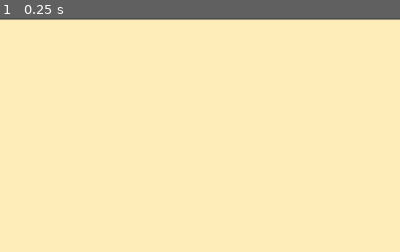
Above: before the commit, frame 1.
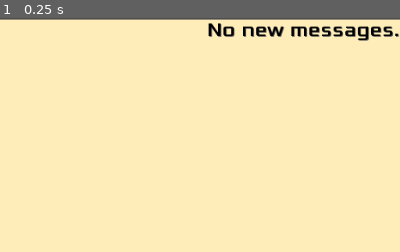
Above: after the commit, the same moment.

Repository: Verslapper/sleepinin
Game: Godot game, scene res://Main.tscn
The game is run twice, just before and just after one commit, with the same random seed, the same clock (stepped at 60 frames per second) and the same inputs.
Inputs:
- Up to frame 1 (0.25 s): no input
The pictures show only the part of the screen within x 50-100%, y 0-50%; the shares and areas given below are measured in that part.

The runs differ from the first frame. In frame 1, 1.5% of the frame differs, in the area x 52-100%, y 2-10%.

Commit message:
Added label to display messages

Diff:
--- a/project/HUD.tscn
+++ b/project/HUD.tscn
@@ -10,7 +10,15 @@
 font_data = ExtResource( 1 )
 _sections_unfolded = [ "Font", "Settings" ]
 
-[node name="HUD" type="CanvasLayer"]
+[sub_resource type="DynamicFont" id=2]
+
+size = 24
+use_mipmaps = true
+use_filter = false
+font_data = ExtResource( 1 )
+_sections_unfolded = [ "Extra Spacing", "Font", "Settings" ]
+
+[node name="HUD" type="CanvasLayer" index="0"]
 
 layer = 1
 offset = Vector2( 0, 0 )
@@ -42,3 +50,28 @@
 lines_skipped = 0
 max_lines_visible = -1
 _sections_unfolded = [ "custom_colors", "custom_fonts" ]
+
+[node name="PlotLabel" type="Label" parent="." index="1"]
+
+anchor_left = 0.0
+anchor_top = 0.0
+anchor_right = 0.0
+anchor_bottom = 0.0
+margin_left = 777.0
+margin_right = 1024.0
+margin_bottom = 464.0
+rect_pivot_offset = Vector2( 0, 0 )
+rect_clip_content = false
+mouse_filter = 2
+mouse_default_cursor_shape = 0
+size_flags_horizontal = 1
+size_flags_vertical = 4
+custom_fonts/font = SubResource( 2 )
+custom_colors/font_color = Color( 0, 0, 0, 1 )
+custom_colors/font_color_shadow = Color( 0.371094, 0.371094, 0.371094, 1 )
+text = "No new messages."
+autowrap = true
+percent_visible = 1.0
+lines_skipped = 0
+max_lines_visible = -1
+_sections_unfolded = [ "custom_colors", "custom_fonts", "custom_styles" ]
--- a/project/Main.gd
+++ b/project/Main.gd
@@ -15,14 +15,18 @@
 	minute = 59
 	streamPlayer = AudioStreamPlayer.new()
 	self.add_child(streamPlayer)
-	streamPlayer.stream = load("res://assets/sleepin-bass.ogg")
-	streamPlayer.play()
+	#streamPlayer.stream = load("res://assets/sleepin-bass.ogg")
+	#streamPlayer.play()
 	refreshHUD()
 	$Timer.start()
 
 func _input(event):
 	if Input.is_action_just_released("ui_accept"): # Space or enter
 		stopAlarm()
+		$Timer.start()
+	if Input.is_action_just_released("ui_cancel"): # Escape
+		stopAlarm()
+		sleep()
 
 func _on_Timer_timeout():
 	addMinute()
@@ -32,10 +36,8 @@
 	else:
 		$Timer.start()
 
-# TODO: This will need to be addMinutes(int minutesToAdd) eventually
 func addMinute():
 	minute = minute + 1
-	# Add leftover minutes with modulo etc
 	if (minute == 60):
 		hour = hour + 1
 		minute = 0
@@ -48,22 +50,41 @@
 	$HUD/Label.add_color_override("font_color", Color(255,0,0,1))
 	streamPlayer.stream = load("res://assets/ding.ogg")
 	streamPlayer.play()
-	pass
 
 func stopAlarm():
 	#reset to green hex colour
 	$HUD/Label.add_color_override("font_color", Color("23eb07"))
 	refreshHUD()
 	streamPlayer.stop()
-	$Timer.start()
 	# This is how you switch levels
 	#get_tree().change_scene("Level1.tscn")
+
+func sleep():
+	if (day == 0 && hour <= 6):
+		$HUD/PlotLabel.set_text("To: S.Bossman; Stuck in traffic, be there soon.")
+	elif (day == 0):
+		$HUD/PlotLabel.set_text("To: S.Bossman; Slept through my alarm, be there soon.")
+	else:
+		$HUD/PlotLabel.set_text("From: S.Bossman; Don't bother coming in tomorrow.")
 
 func refreshHUD():
 	var dayText = ""
 	if (day > 0):
 		dayText = "Day " + str(day) + " "
 	$HUD/Label.set_text(dayText + paddedTo2Digits(hour) + ":" + paddedTo2Digits(minute))
+	if (day == 0 && hour == 6 && minute == 20):
+		$HUD/PlotLabel.set_text("From: S.Bossman; Today's Agenda")
+	if (day == 0 && hour == 6 && minute == 29):
+		appendToPlot("From: L.Client; Help with setup")
+	if (day == 0 && hour == 9 && minute == 10):
+		appendToPlot("From: S.Bossman; Where are you?")
+	if (day == 0 && hour == 9 && minute == 45):
+		appendToPlot("From: C.Tractor; Can't start work without the demo")
+	if (day == 0 && hour == 11 && minute == 11):
+		appendToPlot("From: Y.Partner; Booked the place for tonight <3")
+
+func appendToPlot(text):
+	$HUD/PlotLabel.set_text($HUD/PlotLabel.text + text)
 
 func paddedTo2Digits(time):
 	var padded
--- a/project/Main.tscn
+++ b/project/Main.tscn
@@ -4,7 +4,7 @@
 [ext_resource path="res://Intro.tscn" type="PackedScene" id=2]
 [ext_resource path="res://HUD.tscn" type="PackedScene" id=3]
 
-[node name="Main" type="Node" index="0"]
+[node name="Main" type="Node"]
 
 script = ExtResource( 1 )
 
@@ -15,7 +15,7 @@
 [node name="Timer" type="Timer" parent="." index="2"]
 
 process_mode = 1
-wait_time = 20.0
+wait_time = 15.0
 one_shot = false
 autostart = true
 
Not shown: 1 places in project/HUD.tscn that only renumber resources
Not shown, removed: sleepin-bass_data/e00/d00/e0000283.au
Not shown, removed: sleepin-bass_data/e00/d00/e000039e.au
Not shown, removed: sleepin-bass_data/e00/d00/e00003e2.au
Not shown, removed: sleepin-bass_data/e00/d00/e000071d.au
Not shown, removed: sleepin-bass_data/e00/d00/e0000895.au
Not shown, removed: sleepin-bass_data/e00/d00/e0000910.au
Not shown, removed: sleepin-bass_data/e00/d00/e00009a6.au
Not shown, removed: sleepin-bass_data/e00/d00/e0000a41.au
Not shown, removed: sleepin-bass_data/e00/d00/e0000a59.au
Not shown, removed: sleepin-bass_data/e00/d00/e0000ac1.au
Not shown, removed: sleepin-bass_data/e00/d00/e0000c47.au
(and 3 more such lines)
